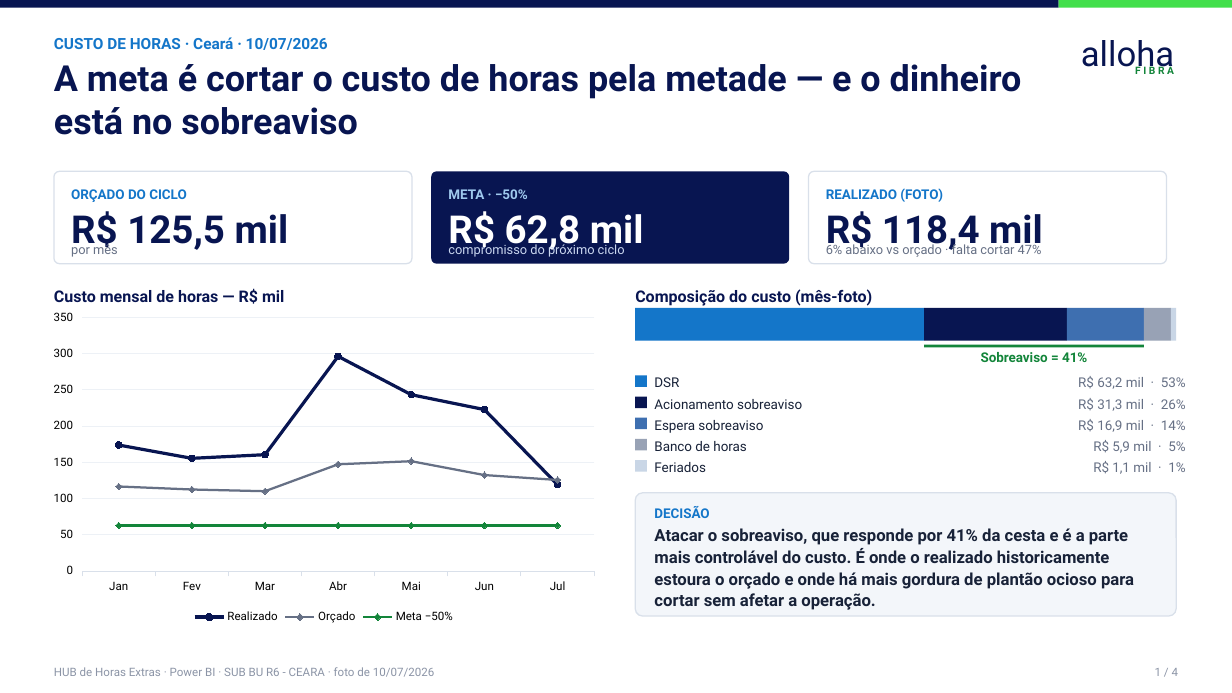
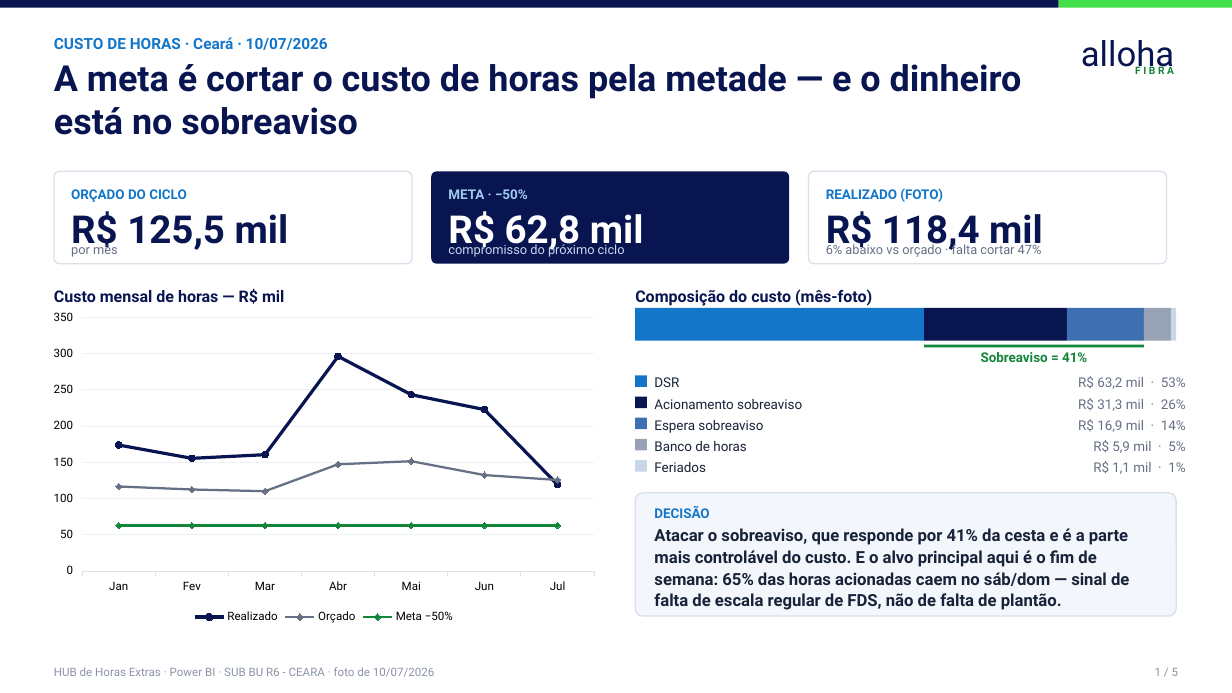
Before and after one commit to durthvader/megabrain, a slide deck: slide 1 of outputs/horas/Horas_Ceara_Executivo.pptx. Drawn at 1232x693 pixels with LibreOffice and Linux fonts; fonts in the diff are those of the drawing. Boxes give left, top, right and bottom in pixels: in the first picture for what was removed or moved away, otherwise in the second. Text is boxed around its words. In the diff, an @@ line names an element or a change of style, - is before the commit and + after.

```diff
--- a/outputs/horas/Horas_Ceara_Executivo.pptx
+++ b/outputs/horas/Horas_Ceara_Executivo.pptx
@@ text at (x1=654, y1=528, x2=1129, y2=610): text changed @@
-Atacar o sobreaviso, que responde por 41% da cesta e é a parte mais controlável do custo. É onde o realizado historicamente estoura o orçado e onde há mais gordura de plantão ocioso para cortar sem afetar a operação.
+Atacar o sobreaviso, que responde por 41% da cesta e é a parte mais controlável do custo. E o alvo principal aqui é o fim de semana: 65% das horas acionadas caem no sáb/dom — sinal de falta de escala regular de FDS, não de falta de plantão.
@@ text at (x1=1155, y1=668, x2=1179, y2=676): text changed @@
-1 / 4
+1 / 5
```
Also in this commit, not shown: 3 other slides changed, 1 slide added, 7 other files.
